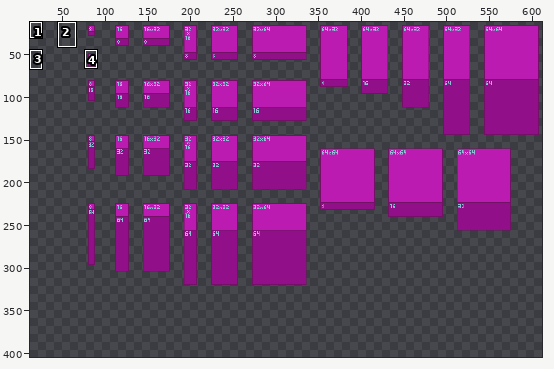
Two versions of one pixel-art file, godot/godot_4/2024/07_Story_Driven/assets/graphics/template_3d_size.aseprite. Above, an overview of the earlier version with the close-up marked.
Close-up. Before:
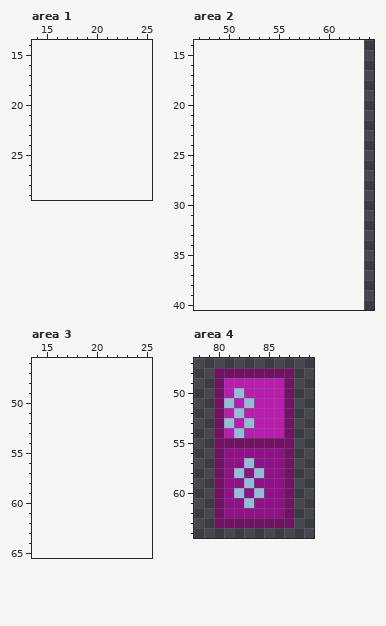
560x336 pixels, 1 frame. Shown: area 1: x 14..25, y 14..29; area 2: x 47..64, y 14..40; area 3: x 14..25, y 46..65; area 4: x 78..89, y 47..64. The old version is drawn lined up with the new one, on the new canvas. The wide view leaves out empty margins. The commit also changed other parts of the picture, which this record leaves out.
After the commit:
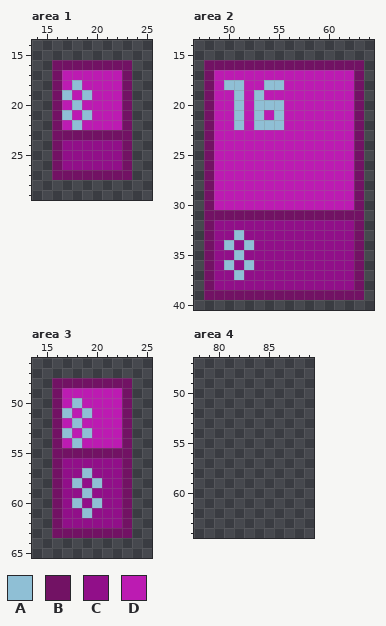
Palette (. is transparent): A #8fbfd5  B #721264  C #910f89  D #bc1bb2
What changed:
canvas 560x336 -> 624x416, the old top-left corner now at 64,0
--- area 1
@@ x 14..25 @@
 15 ............
-16 ............
-17 ............
-18 ............
-19 ............
-20 ............
-21 ............
-22 ............
-23 ............
-24 ............
-25 ............
-26 ............
-27 ............
+16 ..BBBBBBBB..
+17 ..BDDDDDDB..
+18 ..BDADDDDB..
+19 ..BADADDDB..
+20 ..BDADDDDB..
+21 ..BADADDDB..
+22 ..BDADDDDB..
+23 ..BBBBBBBB..
+24 ..BCCCCCCB..
+25 ..BCCCCCCB..
+26 ..BCCCCCCB..
+27 ..BBBBBBBB..
 28 ............
--- area 2
@@ x 47..64 @@
 15 ..................
-16 ..................
-17 ..................
-18 ..................
-19 ..................
-20 ..................
-21 ..................
-22 ..................
-23 ..................
-24 ..................
-25 ..................
-26 ..................
-27 ..................
-28 ..................
-29 ..................
-30 ..................
-31 ..................
-32 ..................
-33 ..................
-34 ..................
-35 ..................
-36 ..................
-37 ..................
-38 ..................
-39 ..................
+16 .BBBBBBBBBBBBBBBB.
+17 .BDDDDDDDDDDDDDDB.
+18 .BDAADDAADDDDDDDB.
+19 .BDDADADDDDDDDDDB.
+20 .BDDADAAADDDDDDDB.
+21 .BDDADADADDDDDDDB.
+22 .BDDADAAADDDDDDDB.
+23 .BDDDDDDDDDDDDDDB.
+24 .BDDDDDDDDDDDDDDB.
+25 .BDDDDDDDDDDDDDDB.
+26 .BDDDDDDDDDDDDDDB.
+27 .BDDDDDDDDDDDDDDB.
+28 .BDDDDDDDDDDDDDDB.
+29 .BDDDDDDDDDDDDDDB.
+30 .BDDDDDDDDDDDDDDB.
+31 .BBBBBBBBBBBBBBBB.
+32 .BCCCCCCCCCCCCCCB.
+33 .BCCACCCCCCCCCCCB.
+34 .BCACACCCCCCCCCCB.
+35 .BCCACCCCCCCCCCCB.
+36 .BCACACCCCCCCCCCB.
+37 .BCCACCCCCCCCCCCB.
+38 .BCCCCCCCCCCCCCCB.
+39 .BBBBBBBBBBBBBBBB.
 40 ..................
--- area 3
@@ x 14..25 @@
 47 ............
-48 ............
-49 ............
-50 ............
-51 ............
-52 ............
-53 ............
-54 ............
-55 ............
-56 ............
-57 ............
-58 ............
-59 ............
-60 ............
-61 ............
-62 ............
-63 ............
+48 ..BBBBBBBB..
+49 ..BDDDDDDB..
+50 ..BDADDDDB..
+51 ..BADADDDB..
+52 ..BDADDDDB..
+53 ..BADADDDB..
+54 ..BDADDDDB..
+55 ..BBBBBBBB..
+56 ..BCCCCCCB..
+57 ..BCCACCCB..
+58 ..BCACACCB..
+59 ..BCCACCCB..
+60 ..BCACACCB..
+61 ..BCCACCCB..
+62 ..BCCCCCCB..
+63 ..BBBBBBBB..
 64 ............
--- area 4
@@ x 78..89 @@
 47 ............
-48 ..BBBBBBBB..
-49 ..BDDDDDDB..
-50 ..BDADDDDB..
-51 ..BADADDDB..
-52 ..BDADDDDB..
-53 ..BADADDDB..
-54 ..BDADDDDB..
-55 ..BBBBBBBB..
-56 ..BCCCCCCB..
-57 ..BCCACCCB..
-58 ..BCACACCB..
-59 ..BCCACCCB..
-60 ..BCACACCB..
-61 ..BCCACCCB..
-62 ..BCCCCCCB..
-63 ..BBBBBBBB..
+48 ............
+49 ............
+50 ............
+51 ............
+52 ............
+53 ............
+54 ............
+55 ............
+56 ............
+57 ............
+58 ............
+59 ............
+60 ............
+61 ............
+62 ............
+63 ............
 64 ............
Boxes around the changes in both close-ups, in picture pixels (x1, y1, x2, y2):
added: (52, 60, 132, 180)
added: (204, 60, 364, 300)
added: (52, 378, 132, 538)
erased: (214, 368, 294, 528)
